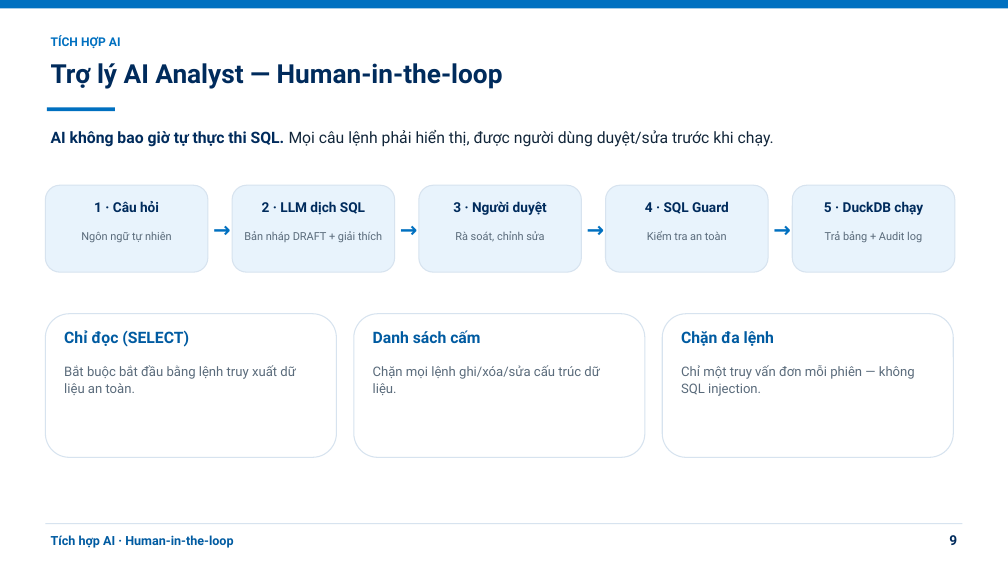
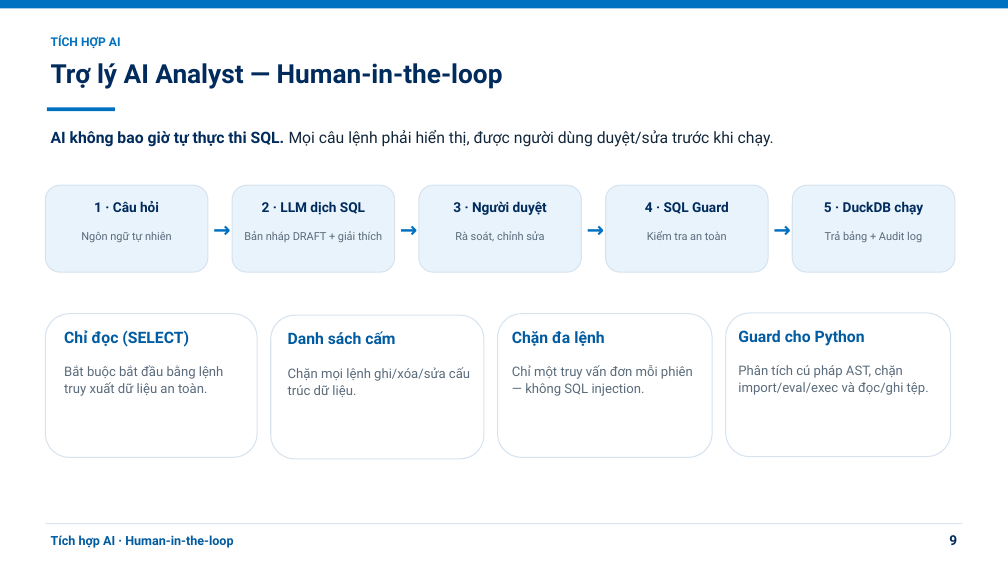
Before and after one commit to Daniel-Engineer-dev/Final-Data-Visualization, a slide deck: slide 9 of group1-slide.pptx. Drawn at 1008x567 pixels with LibreOffice and Linux fonts; fonts in the diff are those of the drawing. Boxes give left, top, right and bottom in pixels: in the first picture for what was removed or moved away, otherwise in the second. Text is boxed around its words. In the diff, an @@ line names an element or a change of style, - is before the commit and + after.

```diff
--- a/group1-slide.pptx
+++ b/group1-slide.pptx
@@ rounded rectangle: place and size @@
-rounded rectangle at (45,314,337,457)
+rounded rectangle at (45,314,257,457)
@@ rounded rectangle: place and size @@
-rounded rectangle at (354,314,645,457)
+rounded rectangle at (271,315,484,459)
@@ text "Danh sách cấm": place and size @@
-text "Danh sách cấm" at (373,330,480,343)
+text "Danh sách cấm" at (288,331,395,344)
@@ rounded rectangle: place and size @@
-rounded rectangle at (662,314,954,457)
+rounded rectangle at (498,314,712,457)
@@ text "Chặn đa lệnh": place and size @@
-text "Chặn đa lệnh" at (681,331,774,346)
+text "Chặn đa lệnh" at (512,331,604,346)
@@ rounded rectangle added at (726,313,951,457), fill #FFFFFF, outline #D7E3EF 1 pt @@
@@ text "Bắt buộc bắt đầu bằng ..." rewrapped from (64,365,295,395) to (64,365,224,396) @@
@@ text "Chỉ một truy vấn đơn ..." rewrapped from (681,365,915,396) to (512,365,693,396) @@
@@ text added at (738,330,865,346), 15 pt, text #005BA1, bold @@
+Guard cho Python
@@ text "Chặn mọi lệnh ghi/xóa/sửa cấu ..." rewrapped from (373,365,599,395) to (288,367,470,397) @@
@@ text added at (738,365,929,395), 12.5 pt, text #5A6B7B @@
+Phân tích cú pháp AST, chặn import/eval/exec và đọc/ghi tệp.
```
Also in this commit, not shown: 3 other slides changed, 1 other file.
